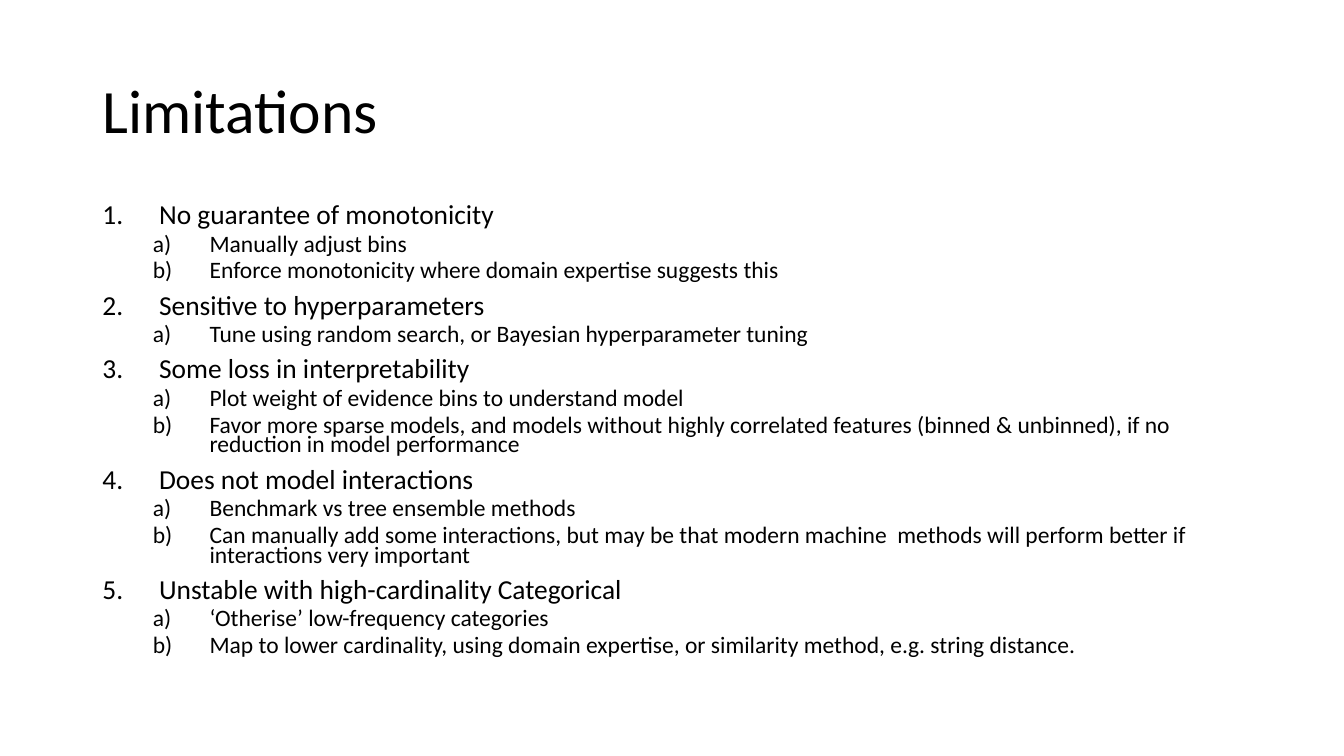
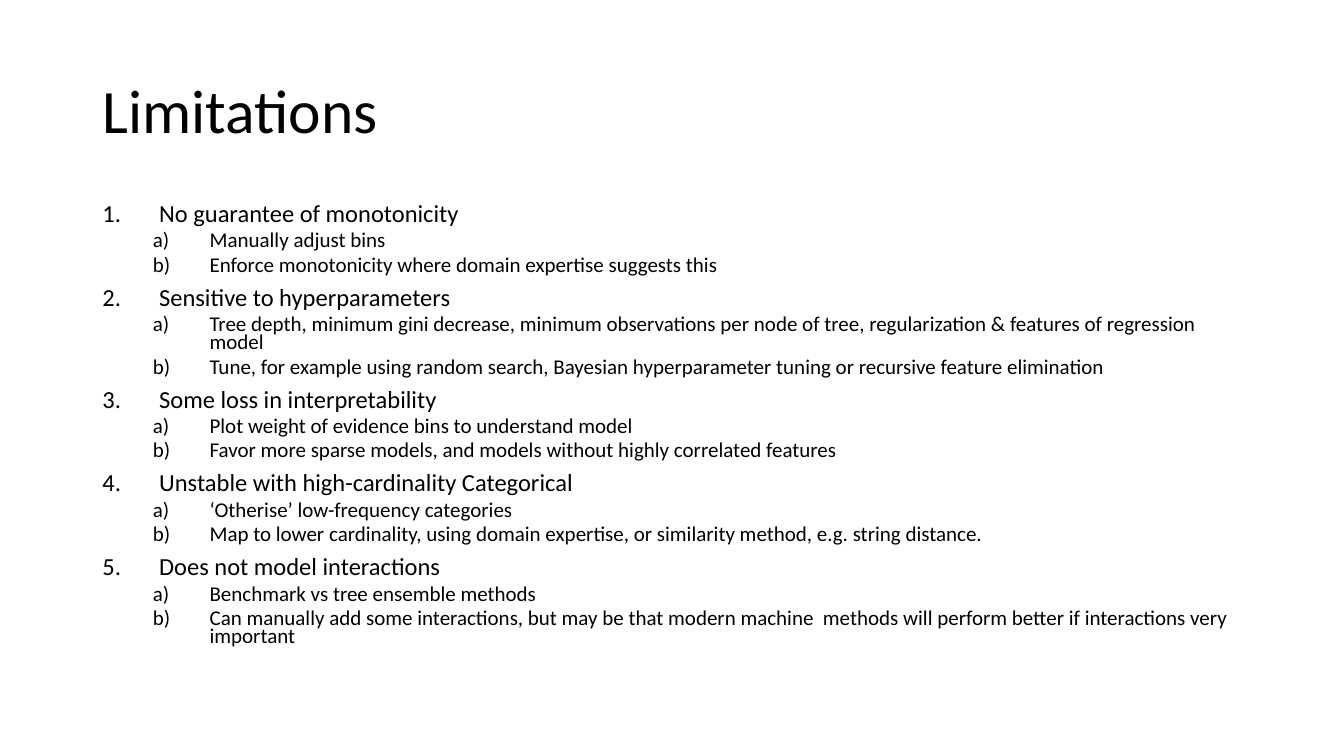
Before and after one commit to oli5679/WeightOfEvidenceDemo, a slide deck: slide 9 of Presentation.pptx (slide 8 before the commit). Drawn at 1344x756 pixels with LibreOffice and Linux fonts; fonts in the diff are those of the drawing. Boxes give left, top, right and bottom in pixels: in the first picture for what was removed or moved away, otherwise in the second. Text is boxed around its words. In the diff, an @@ line names an element or a change of style, - is before the commit and + after.

```diff
--- a/Presentation.pptx
+++ b/Presentation.pptx
@@ text at (x1=159, y1=205, x2=1227, y2=647): size 19.6 to 17.5 pt in "No guarantee of monotonicity", "Sensitive to hyperparameters", "Some loss in interpretability", "Does not model interactions"; size 16.8 to 15 pt in "Manually adjust bins", "Enforce monotonicity where domain expertise suggests this", "Plot weight of evidence bins to understand ...", "Benchmark vs tree ensemble methods" and 1 more places @@
@@ text at (x1=210, y1=316, x2=1195, y2=378): text changed; size 16.8 to 15 pt @@
-  a) Tune using random search, or Bayesian hyperparameter tuning
+  a) Tree depth, minimum gini decrease, minimum observations per node of tree, regularization & features of regression model
+  b) Tune, for example using random search, Bayesian hyperparameter tuning or recursive feature elimination
@@ text at (x1=159, y1=442, x2=982, y2=545): text changed; size 16.8 to 15 pt @@
-  b) Favor more sparse models, and models without highly correlated features (binned & unbinned), if no reduction in model performance
+  b) Favor more sparse models, and models without highly correlated features
+4. Unstable with high-cardinality Categorical
+  a) ‘Otherise’ low-frequency categories
+  b) Map to lower cardinality, using domain expertise, or similarity method, e.g. string distance.
@@ text at (x1=159, y1=580, x2=1075, y2=657): paragraphs removed @@
-5. Unstable with high-cardinality Categorical
-  a) ‘Otherise’ low-frequency categories
-  b) Map to lower cardinality, using domain expertise, or similarity method, e.g. string distance.
```
Also in this commit, not shown: 3 other slides changed, 3 slides added, 2 slides removed, 5 other files.
